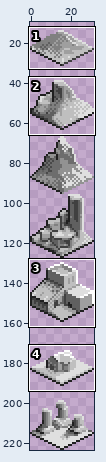
Edited in one commit: sprite sheet (media/tile/formations.png). Above: a wide view before the commit, with the close-up outlined.
Close-up. Before:
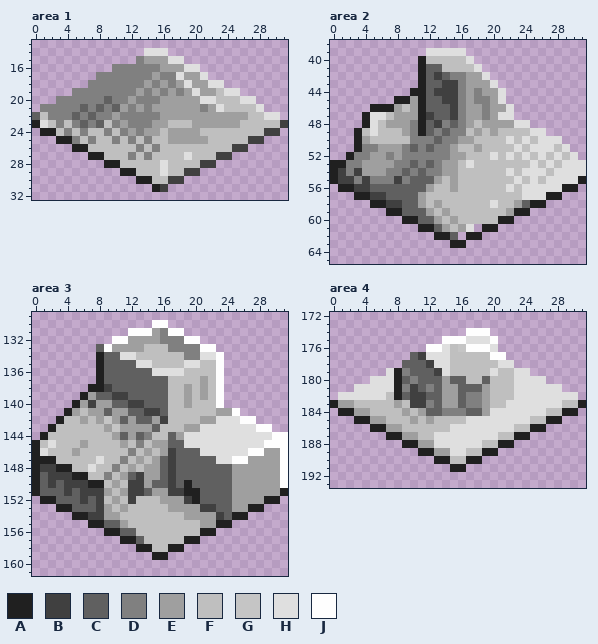
The file is 32x224 pixels. Colours within 5 levels of each other are drawn and written as one. Shown: area 1: x 0..31, y 13..32; area 2: x 0..31, y 38..65; area 3: x 0..31, y 129..161; area 4: x 0..31, y 172..193. The wide view leaves out empty margins. The commit also changed other parts of the picture, which this record leaves out.
Palette (. is transparent): A #202020  B #404040  C #606060  D #808080  E #9f9f9f  F #bfbfbf  G #c5c5c5  H #dfdfdf  J #fefefe
And afterwards:
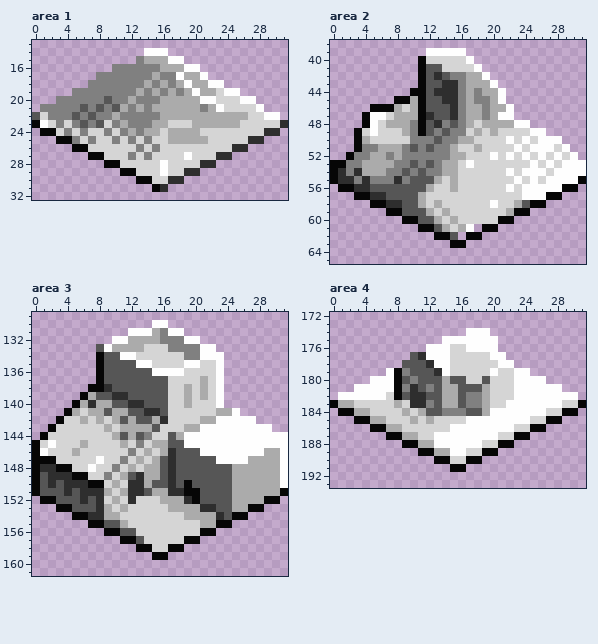
Diff:
colour A: #202020 -> #060606
colour B: #404040 -> #2e2e2e
colour C: #606060 -> #565656
colour E: #9f9f9f -> #ababab
colour F: #bfbfbf -> #d5d5d5
Changed rows in their new state; - is a pixel that keeps its letter.
Area 1:
first column x 1:
14 -------------JJJ--------------
15 ----------------JJ------------
16 ------------------JJ----------
17 -----------------J--J---------
18 ------------------J--JJ-------
19 -------------------J---JJ-----
20 --------------------JJ---JJ---
21 ----------------------J----J--
22 ----------------------------JJ
23 J-----------------------------
first column x 16:
27 ---J
28 J---
29 J---
Area 2:
first column x 5:
39 -------JJJJJ---------------
40 ------------J--------------
41 -------------J-------------
42 --------------J------------
43 ---------------J-----------
44 ----------------J----------
45 ----------------J----------
46 -----------------J---------
47 JJ--------------JJ---------
48 J-----------------JJ-------
49 J-------------------JJ-----
50 -----------------J-J-JJJ---
51 ------------------J-JJJ-J--
52 ---------------J-J-J-J-J-J-
53 ------------J-------J-J-JJJ
54 -----------------J-JJJ-JJJJ
55 ------------------J-J-JJJJ-
56 -----------------J-JJJJJ---
57 -------------------JJJ-----
58 ---------------J-----------
61 ------------J--------------
Area 3:
first column x 11:
134 JJ--------JJ
135 --JJ----JJ--
136 ----JJJJ----
first column x 1:
142 --------F-------------JJJ----
143 ---------F----------JJJJJJJ--
144 ------------------JJJJJJJJJJJ
145 -J----------------JJJJJJJJJJ-
146 J-------------------JJJJJJ---
147 -------J--------------JJ-----
148 ------J----------------------
Area 4:
first column x 1:
175 ----------------JJJ-----------
176 -------------J-F---J----------
177 -----------JJJ----------------
178 ------------JJ------JJ--------
179 ------J------J-----J--JJ------
180 ----JJJ---------------JJJJ----
181 --JJJJJ---------------JJJJJJ--
182 JJJJJJ----------------JJJJJJJJ
183 ---------------------JJJJJJJ--
184 -------------------JJJJJJJ----
185 ----------------JJJJJJJJ------
186 --------------JJJJJJJJ--------
187 ------------JJJJJJJJ----------
188 ------------JJJJJJ------------
189 --------------JJ--------------
Boxes around the changes in both close-ups, in picture pixels (x1, y1, x2, y2):
changed: (32, 48, 288, 192)
changed: (330, 48, 586, 248)
changed: (32, 328, 288, 560)
changed: (330, 336, 586, 472)
